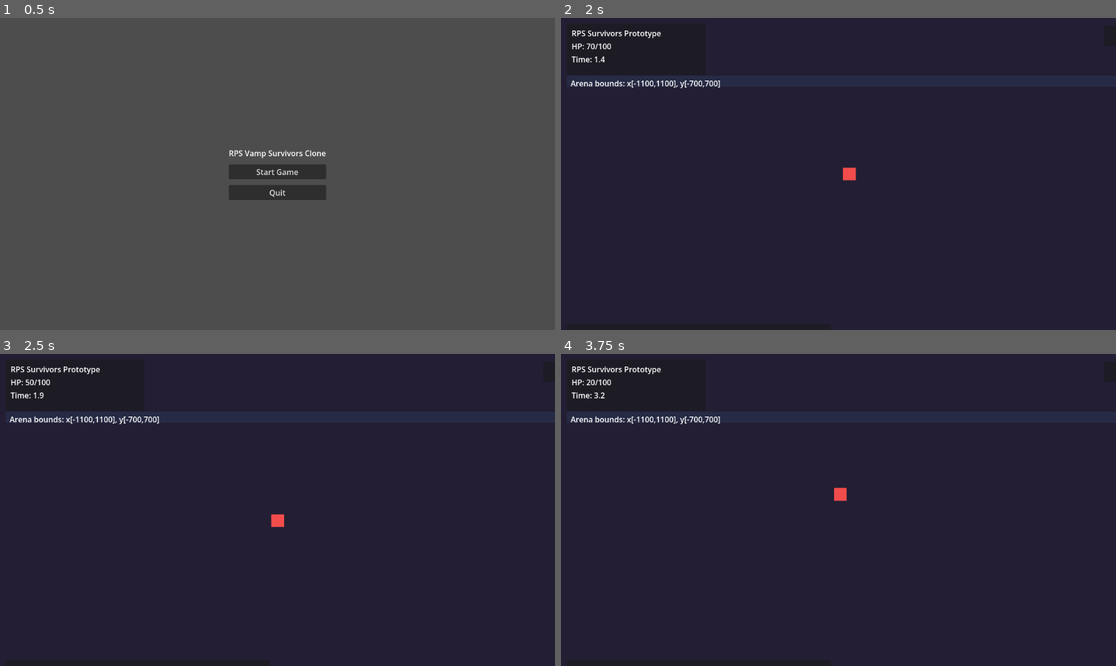
Above: before the commit, frames 1-4 (two rows, left to right).
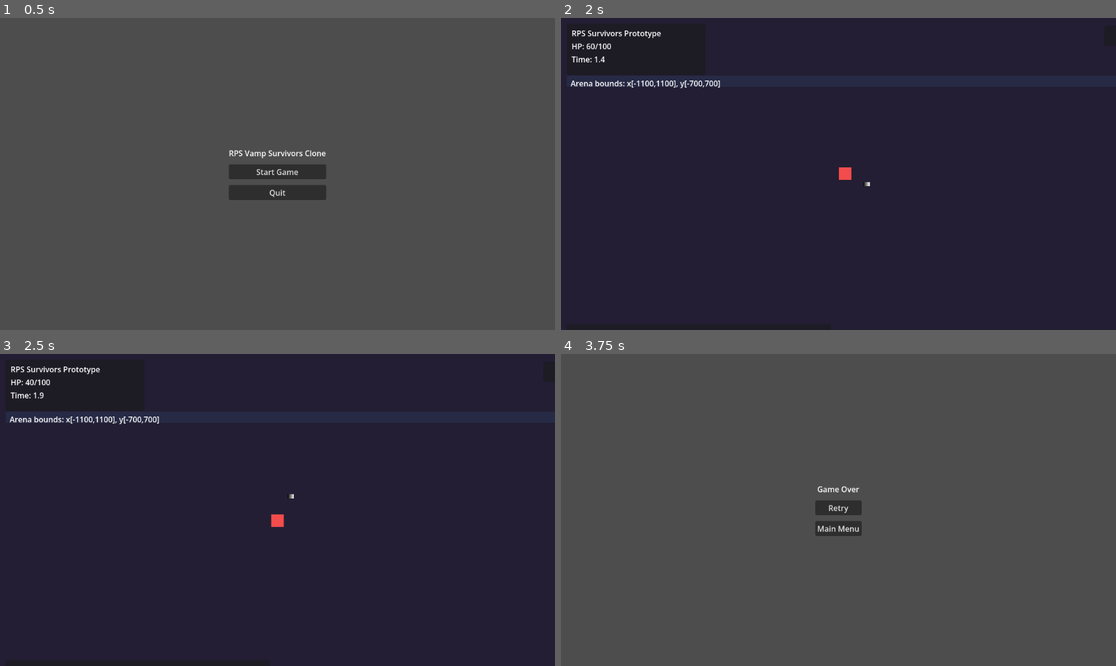
Above: after the commit, the same moments.

Repository: TimotejZavski/rps-vamp--survivors-clone
Game: Godot game, scene res://scenes/main/Main.tscn
Two runs of this game, one before a commit and one after it. Both use one fixed random seed, a clock stepped at 60 frames per second and the inputs below.
Inputs (mouse positions are in pixels of both pictures, inside the frame that each line leads up to):
- Up to frame 1 (0.5 s): no input
- Up to frame 2 (2 s): click "Start Game" at 0.5 s; tap Enter (ui_accept) at 1.25, 1.52, 1.55, 1.82 s; move the mouse to (960, 158) at 1.27 s; hold D (move_right) from 1.28 s (still down); click (960, 158) at 1.35 s
- Up to frame 3 (2.5 s): move the mouse to (166, 525) at 2.02 s; release D (move_right) at 2.03 s; hold S (move_down) from 2.03 s (still down); tap Enter (ui_accept) at 2.1, 2.27 s; click (166, 525) at 2.3 s
- Up to frame 4 (3.75 s): tap Enter (ui_accept) at 2.57, 3.05 s; move the mouse to (894, 441) at 2.77 s; release S (move_down) at 2.78 s; hold D (move_right) 2.78-3.53 s; click (894, 441) at 2.85 s; move the mouse to (810, 572) at 3.52 s; hold W (move_up) from 3.53 s (still down); tap Space (dash) at 3.6 s

Frame 1 is identical in both runs. In frame 2, 0.1% of the frame differs, in the area x 4-56%, y 8-54%; in frame 3, less than 0.1%; in frame 4, 99%, in the area x 0-100%, y 0-100%.

Commit message:
Implement core gameplay: player health, damage, enemy chase and attack

Diff:
--- /dev/null
+++ b/scenes/game/Enemy.tscn
@@ -0,0 +1,21 @@
+[gd_scene format=3 uid="uid://bo6gocthl7sn3"]
+
+[ext_resource type="Script" uid="uid://b03ot3lq8uiep" path="res://scripts/enemy/enemy.gd" id="1_lp5lk"]
+
+[sub_resource type="Gradient" id="Gradient_6vb2m"]
+
+[sub_resource type="GradientTexture1D" id="GradientTexture1D_jm6wa"]
+gradient = SubResource("Gradient_6vb2m")
+
+[sub_resource type="CircleShape2D" id="CircleShape2D_ayi7h"]
+
+[node name="Enemy" type="CharacterBody2D" unique_id=391882556]
+position = Vector2(673, 366)
+script = ExtResource("1_lp5lk")
+
+[node name="Sprite2D" type="Sprite2D" parent="." unique_id=1843637728]
+scale = Vector2(0.054687496, 9)
+texture = SubResource("GradientTexture1D_jm6wa")
+
+[node name="CollisionShape2D" type="CollisionShape2D" parent="." unique_id=1223031045]
+shape = SubResource("CircleShape2D_ayi7h")
--- a/scenes/game/Game.tscn
+++ b/scenes/game/Game.tscn
@@ -1,66 +1,83 @@
-[gd_scene load_steps=3 format=3 uid="uid://drww8ah4ljqm8"]
+[gd_scene format=3 uid="uid://drww8ah4ljqm8"]
 
-[ext_resource type="Script" path="res://scripts/game/game.gd" id="1_t8hjr"]
-[ext_resource type="PackedScene" path="res://scenes/game/Player.tscn" id="2_5xcmf"]
+[ext_resource type="Script" uid="uid://dft0emwcavup3" path="res://scripts/game/game.gd" id="1_t8hjr"]
+[ext_resource type="PackedScene" uid="uid://dj4sv3egmqfkn" path="res://scenes/game/Player.tscn" id="2_5xcmf"]
+[ext_resource type="PackedScene" uid="uid://bo6gocthl7sn3" path="res://scenes/game/Enemy.tscn" id="3_vrspl"]
 
-[node name="Game" type="Node2D"]
+[sub_resource type="CircleShape2D" id="CircleShape2D_vrspl"]
+radius = 16.0
+
+[node name="Game" type="Node2D" unique_id=300320206]
 script = ExtResource("1_t8hjr")
 
-[node name="ArenaFloor" type="Polygon2D" parent="."]
+[node name="ArenaFloor" type="Polygon2D" parent="." unique_id=1733507112]
+position = Vector2(123, 59)
 color = Color(0.14, 0.12, 0.2, 1)
 polygon = PackedVector2Array(-1200, -800, 1200, -800, 1200, 800, -1200, 800)
 
-[node name="Player" parent="." instance=ExtResource("2_5xcmf")]
+[node name="Player" parent="." unique_id=720425302 groups=["player"] instance=ExtResource("2_5xcmf")]
+position = Vector2(223, 235)
 
-[node name="HUD" type="CanvasLayer" parent="."]
+[node name="CollisionShape2D2" type="CollisionShape2D" parent="Player" unique_id=615553480 groups=["player"]]
+position = Vector2(-8, -4)
+shape = SubResource("CircleShape2D_vrspl")
 
-[node name="TopPanel" type="PanelContainer" parent="HUD"]
+[node name="HUD" type="CanvasLayer" parent="." unique_id=316413741]
+
+[node name="TopPanel" type="PanelContainer" parent="HUD" unique_id=1625899867]
 offset_left = 12.0
 offset_top = 12.0
 offset_right = 300.0
 offset_bottom = 118.0
 
-[node name="HUDMargin" type="MarginContainer" parent="HUD/TopPanel"]
+[node name="HUDMargin" type="MarginContainer" parent="HUD/TopPanel" unique_id=1965873412]
+layout_mode = 2
 theme_override_constants/margin_left = 10
 theme_override_constants/margin_top = 8
 theme_override_constants/margin_right = 10
 theme_override_constants/margin_bottom = 8
 
-[node name="HUDVBox" type="VBoxContainer" parent="HUD/TopPanel/HUDMargin"]
+[node name="HUDVBox" type="VBoxContainer" parent="HUD/TopPanel/HUDMargin" unique_id=733358855]
+layout_mode = 2
 theme_override_constants/separation = 4
 
-[node name="TitleLabel" type="Label" parent="HUD/TopPanel/HUDMargin/HUDVBox"]
+[node name="TitleLabel" type="Label" parent="HUD/TopPanel/HUDMargin/HUDVBox" unique_id=630390539]
+layout_mode = 2
 text = "RPS Survivors Prototype"
 
-[node name="HealthLabel" type="Label" parent="HUD/TopPanel/HUDMargin/HUDVBox"]
+[node name="HealthLabel" type="Label" parent="HUD/TopPanel/HUDMargin/HUDVBox" unique_id=1563025410]
+layout_mode = 2
 text = "HP: 100/100"
 
-[node name="TimeLabel" type="Label" parent="HUD/TopPanel/HUDMargin/HUDVBox"]
+[node name="TimeLabel" type="Label" parent="HUD/TopPanel/HUDMargin/HUDVBox" unique_id=160104510]
+layout_mode = 2
 text = "Time: 0.0"
 
-[node name="BottomPanel" type="PanelContainer" parent="HUD"]
+[node name="BottomPanel" type="PanelContainer" parent="HUD" unique_id=1747148364]
 offset_left = 12.0
 offset_top = 636.0
 offset_right = 560.0
 offset_bottom = 708.0
 
-[node name="BottomMargin" type="MarginContainer" parent="HUD/BottomPanel"]
+[node name="BottomMargin" type="MarginContainer" parent="HUD/BottomPanel" unique_id=1591918840]
+layout_mode = 2
 theme_override_constants/margin_left = 10
 theme_override_constants/margin_top = 8
 theme_override_constants/margin_right = 10
 theme_override_constants/margin_bottom = 8
 
-[node name="HintsLabel" type="Label" parent="HUD/BottomPanel/BottomMargin"]
+[node name="HintsLabel" type="Label" parent="HUD/BottomPanel/BottomMargin" unique_id=1090109837]
+layout_mode = 2
 text = "WASD move | SPACE dash | LMB attack (placeholder) | ESC pause"
 
-[node name="EndRunButton" type="Button" parent="HUD"]
+[node name="EndRunButton" type="Button" parent="HUD" unique_id=396253848]
 offset_left = 1128.0
 offset_top = 16.0
 offset_right = 1260.0
 offset_bottom = 58.0
 text = "End Run"
 
-[node name="AttackFlash" type="Label" parent="HUD"]
+[node name="AttackFlash" type="Label" parent="HUD" unique_id=1623857735]
 visible = false
 offset_left = 516.0
 offset_top = 20.0
@@ -70,20 +87,25 @@
 text = "ATTACK!"
 horizontal_alignment = 1
 
-[node name="ArenaBounds" type="ColorRect" parent="HUD"]
+[node name="ArenaBounds" type="ColorRect" parent="HUD" unique_id=1943638003]
+anchors_preset = 10
+anchor_right = 1.0
 offset_left = 12.0
 offset_top = 120.0
 offset_right = 325.0
-anchor_right = 1.0
 offset_bottom = 143.0
 mouse_filter = 2
 color = Color(0.27, 0.5, 0.75, 0.12)
 
-[node name="BoundsText" type="Label" parent="HUD/ArenaBounds"]
+[node name="BoundsText" type="Label" parent="HUD/ArenaBounds" unique_id=1581330193]
+layout_mode = 0
 offset_left = 8.0
 offset_top = 4.0
 offset_right = 290.0
 offset_bottom = 24.0
 text = "Arena bounds: x[-1100,1100], y[-700,700]"
 
+[node name="Enemy" parent="." unique_id=391882556 instance=ExtResource("3_vrspl")]
+position = Vector2(571, 291)
+
 [connection signal="pressed" from="HUD/EndRunButton" to="." method="_on_end_run_button_pressed"]
--- a/scenes/game/Player.tscn
+++ b/scenes/game/Player.tscn
@@ -1,15 +1,21 @@
 [gd_scene format=3 uid="uid://dj4sv3egmqfkn"]
 
-[ext_resource type="Script" path="res://scripts/player/player.gd" id="1_ek41j"]
+[ext_resource type="Script" uid="uid://8i4ax73gwsni" path="res://scripts/player/player.gd" id="1_ek41j"]
 
-[node name="Player" type="CharacterBody2D"]
+[sub_resource type="CircleShape2D" id="CircleShape2D_4idrh"]
+radius = 40.024994
+
+[node name="Player" type="CharacterBody2D" unique_id=680522683]
 script = ExtResource("1_ek41j")
 
-[node name="Body" type="Polygon2D" parent="."]
+[node name="Body" type="Polygon2D" parent="." unique_id=1662045281]
 color = Color(0.95, 0.3, 0.3, 1)
 polygon = PackedVector2Array(-14, -14, 14, -14, 14, 14, -14, 14)
 
-[node name="Camera2D" type="Camera2D" parent="."]
+[node name="Camera2D" type="Camera2D" parent="." unique_id=951445568]
+zoom = Vector2(0.95, 0.95)
 position_smoothing_enabled = true
 position_smoothing_speed = 8.0
-zoom = Vector2(0.95, 0.95)
+
+[node name="CollisionShape2D" type="CollisionShape2D" parent="." unique_id=841764208]
+shape = SubResource("CircleShape2D_4idrh")
--- /dev/null
+++ b/scripts/enemy/enemy.gd
@@ -0,0 +1,40 @@
+extends CharacterBody2D
+
+@export var speed := 120.0
+@export var damage := 10
+@export var attack_cooldown := 1.0
+
+var player: CharacterBody2D
+var _attack_timer := 0.0
+
+
+func _ready() -> void:
+	player = get_tree().get_first_node_in_group("player")
+	print("PLAYER FOUND:", player)
+
+
+func _physics_process(delta: float) -> void:
+	if player == null:
+		return
+
+	var direction = player.global_position - global_position
+	if direction != Vector2.ZERO:
+		velocity = direction.normalized() * speed
+	else:
+		velocity = Vector2.ZERO
+
+	move_and_slide()
+
+	_attack_timer -= delta
+
+	var dist := global_position.distance_to(player.global_position)
+	print("DIST:", dist)
+
+	if dist < 150:
+		print("IN RANGE")
+		if _attack_timer <= 0.0:
+			print("ATTACK")
+			if player.has_method("take_damage"):
+				player.take_damage(damage)
+				print("DAMAGE APPLIED")
+			_attack_timer = attack_cooldown
--- a/scripts/player/player.gd
+++ b/scripts/player/player.gd
@@ -42,12 +42,16 @@
 
 
 func take_damage(amount: int) -> void:
+	print("PLAYER TOOK DAMAGE:", amount)
+
 	if _is_dead:
 		return
 
 	current_health -= amount
 	if current_health < 0:
 		current_health = 0
+
+	print("NEW HP:", current_health)
 
 	health_changed.emit(current_health, max_health)
 
